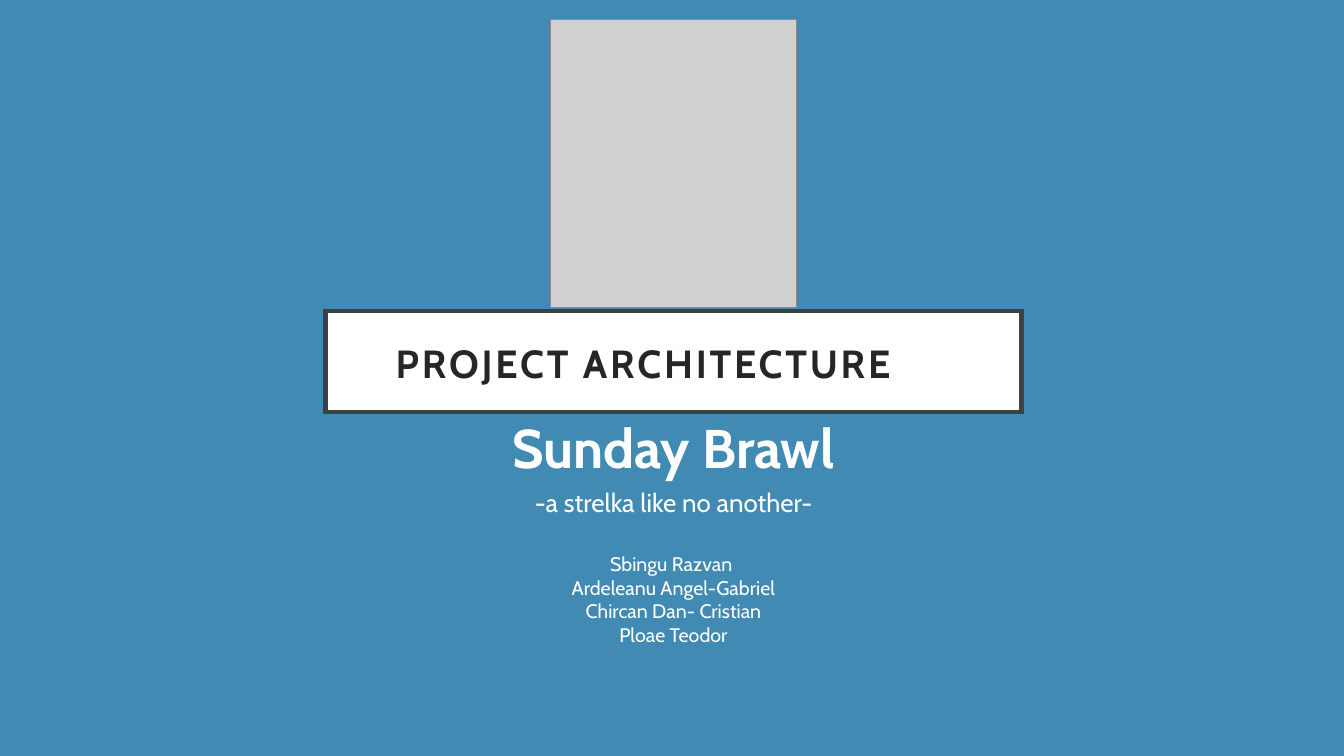
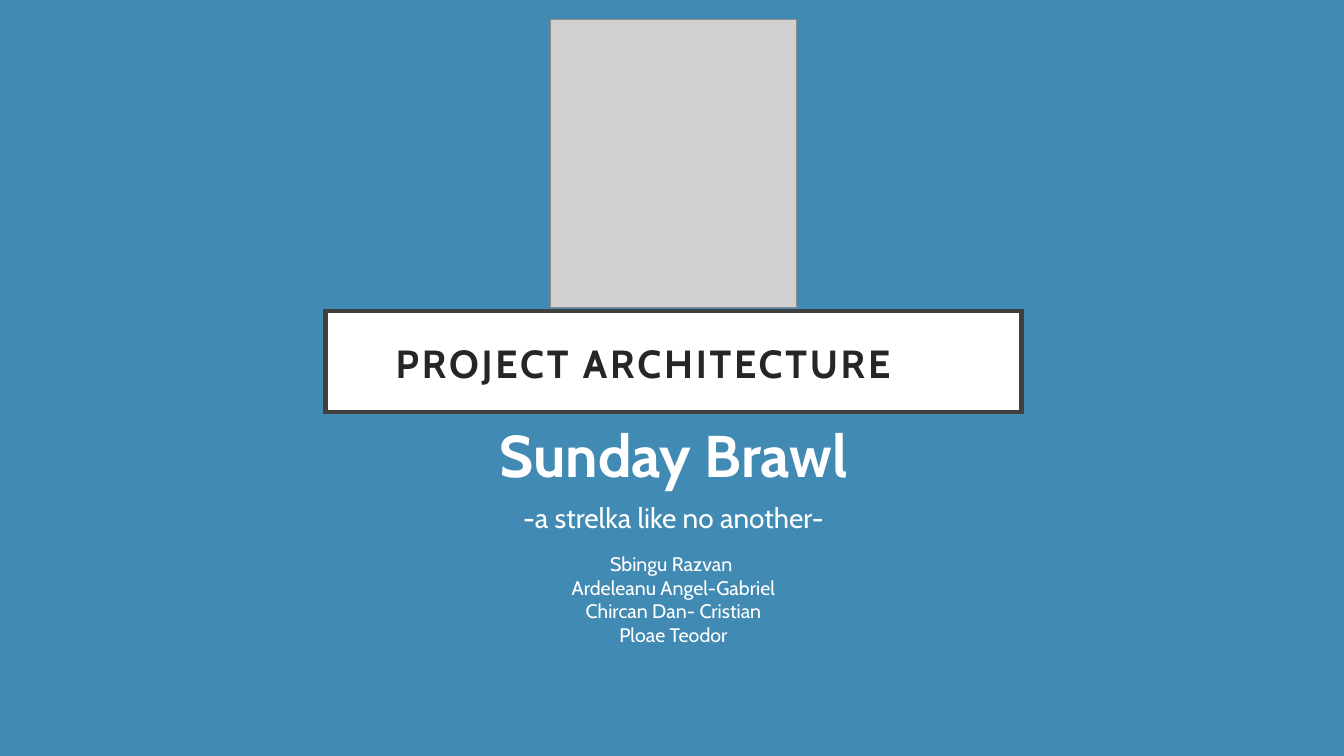
Before and after one commit to chircancristi/rpgANCOWE, a slide deck: slide 1 of presentation/Project architecture.odp. Drawn at 1344x756 pixels with LibreOffice and Linux fonts; fonts in the diff are those of the drawing; grey boxes stand for pictures. Boxes give left, top, right and bottom in pixels: in the first picture for what was removed or moved away, otherwise in the second. Text is boxed around its words. In the diff, an @@ line names an element or a change of style, - is before the commit and + after.

Commit message:
presentation

```diff
--- a/presentation/Project architecture.odp
+++ b/presentation/Project architecture.odp
@@ subtitle "Sunday Brawl" at [500, 433, 848, 529]: size 38.9 to 42 pt in "Sunday Brawl"; size 18.5 to 20 pt in "-a strelka like no another-"; line spacing 0.8 to 0.9 @@
```
Also in this commit, not shown: 1 other slide changed, 4 slides added, 5 other files.
